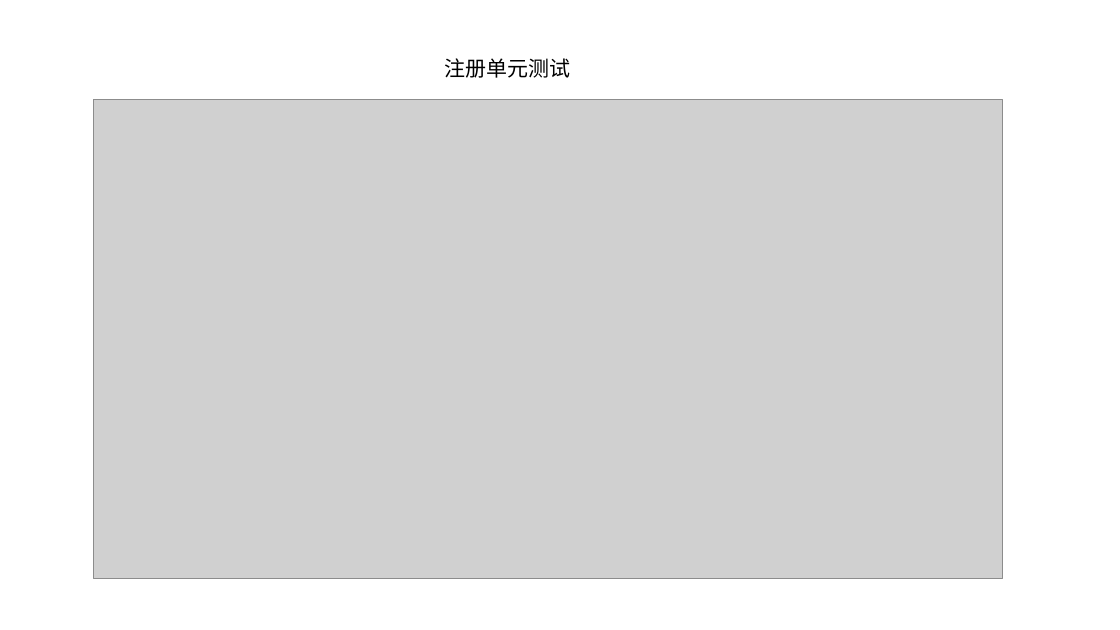
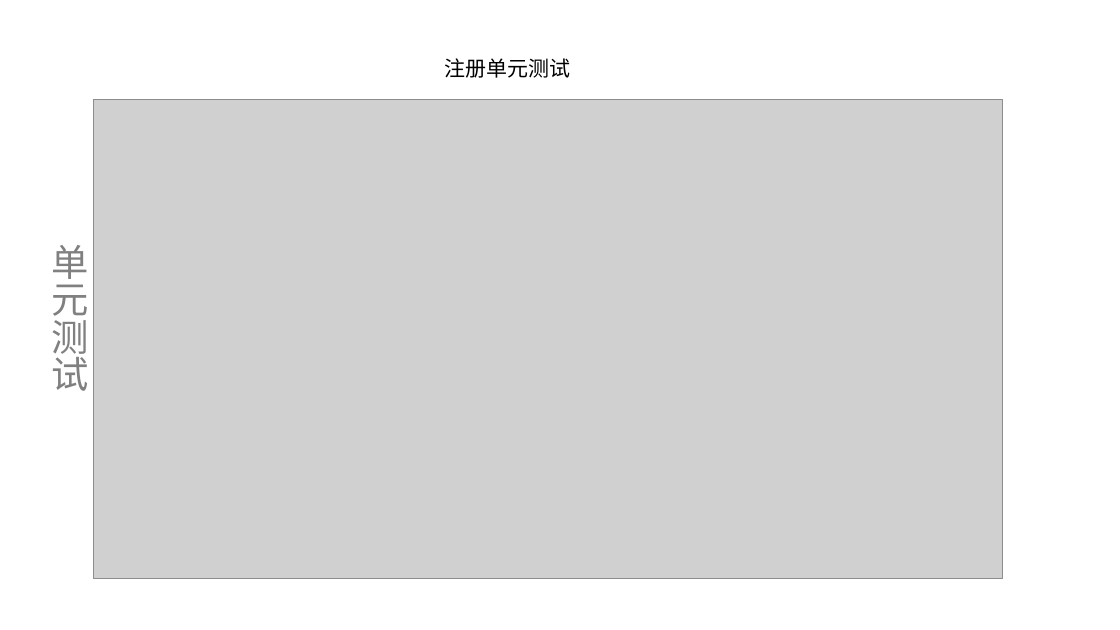
Before and after one commit to lenovo-wu/G11ZUCC, a slide deck: slide 26 of 代码实现.pptx (slide 25 before the commit). Drawn at 1120x630 pixels with LibreOffice and Linux fonts; fonts in the diff are those of the drawing; grey boxes stand for pictures. Boxes give left, top, right and bottom in pixels: in the first picture for what was removed or moved away, otherwise in the second. Text is boxed around its words. In the diff, an @@ line names an element or a change of style, - is before the commit and + after.

```diff
--- a/代码实现.pptx
+++ b/代码实现.pptx
@@ text added at (51,245,88,391), 32 pt, text #808080 @@
+单元测试
```
Also in this commit, not shown: 5 other slides changed, 8 slides added, 4 slides removed.
